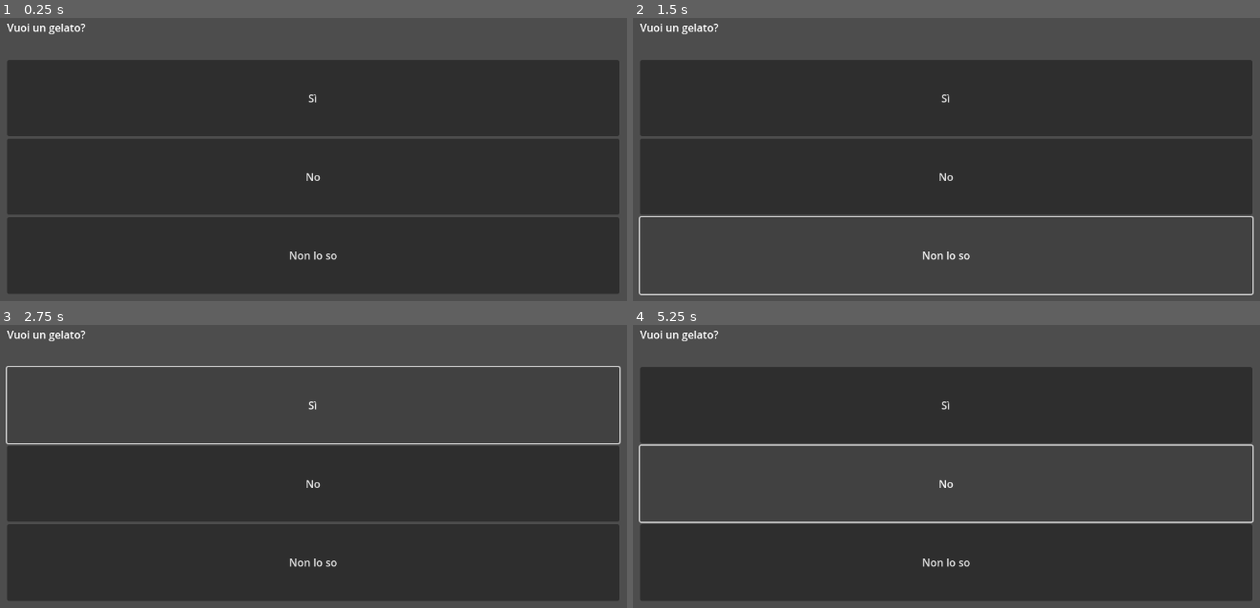
Above: before the commit, frames 1-4 (two rows, left to right).
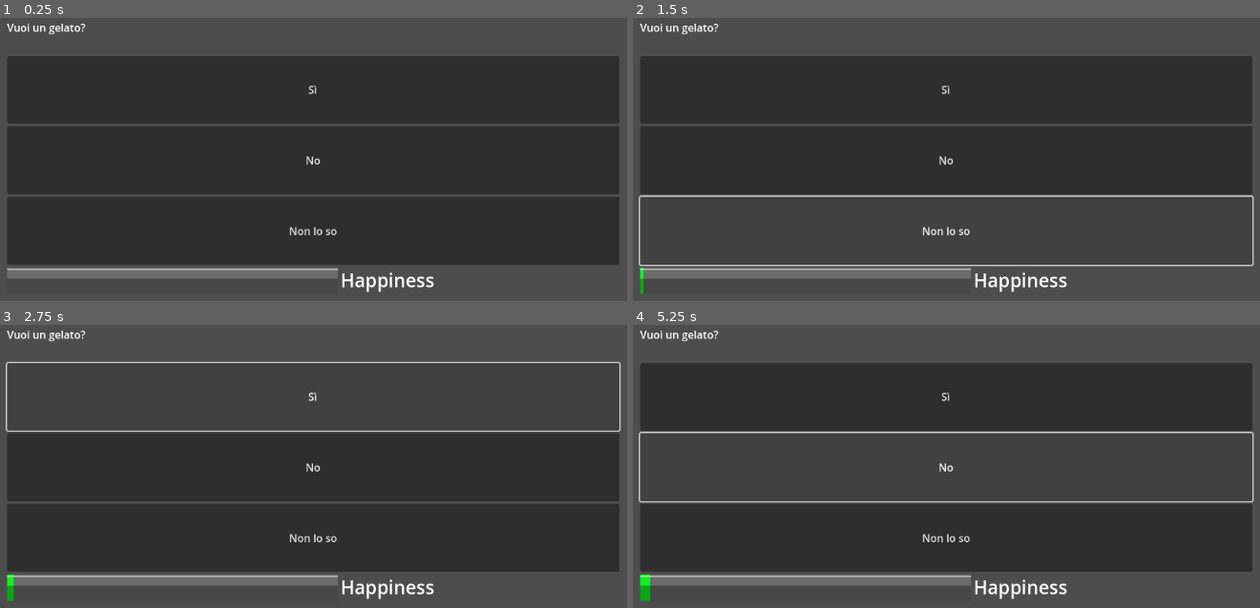
Above: after the commit, the same moments.

Repository: Tech-Workers-Coalition-Italia/twc-game
Game: Godot game, scene res://assets/main_node.tscn
The game is run twice, just before and just after one commit, with the same random seed, the same clock (stepped at 60 frames per second) and the same inputs. The project has no main scene, so this scene is started directly.
Inputs:
- Up to frame 1 (0.25 s): no input
- Up to frame 2 (1.5 s): click "Sì" at 0.5 s; click "Non lo so" at 1.25 s
- Up to frame 3 (2.75 s): click "Sì" at 2 s
- Up to frame 4 (5.25 s): click "Non lo so" at 2.75 s; click "Sì" at 3.5 s; click "Non lo so" at 4.25 s; click "No" at 5 s

The runs differ from the first frame. In frame 1, 14% of the frame differs, in the area x 1-99%, y 13-98%; in frame 2, 8.6%; in frame 3, 14%; in frame 4, 15%, in the area x 0-100%, y 13-98%.

Commit message:
feat: add stat bar

Diff:
--- a/assets/dialog_container.gd
+++ b/assets/dialog_container.gd
@@ -30,6 +30,7 @@
 
 func on_press_event() -> void:
 	print("hello world!")
+	$ValueBar/TextureProgressBar.value += 1
 	button1_pressed.emit()
 	pass
 
--- a/assets/dialog_container.tscn
+++ b/assets/dialog_container.tscn
@@ -1,6 +1,7 @@
-[gd_scene load_steps=2 format=3 uid="uid://damiafdyeojx1"]
+[gd_scene load_steps=3 format=3 uid="uid://damiafdyeojx1"]
 
 [ext_resource type="Script" path="res://assets/dialog_container.gd" id="1_41che"]
+[ext_resource type="PackedScene" uid="uid://0mwssira4vcn" path="res://assets/value_bar.tscn" id="2_l3uqp"]
 
 [node name="DialogContainer" type="VBoxContainer"]
 offset_left = 116.0
@@ -30,3 +31,6 @@
 [node name="ChoiceButton3" type="Button" parent="ChoicesContainer"]
 layout_mode = 2
 size_flags_vertical = 3
+
+[node name="ValueBar" parent="." instance=ExtResource("2_l3uqp")]
+layout_mode = 2
--- /dev/null
+++ b/assets/value_bar.gd
@@ -0,0 +1,16 @@
+extends HBoxContainer
+
+
+# Called when the node enters the scene tree for the first time.
+func _ready() -> void:
+	pass # Replace with function body.
+
+
+# Called every frame. 'delta' is the elapsed time since the previous frame.
+func _process(delta: float) -> void:
+	pass
+
+
+func _on_timer_timeout() -> void:
+	# $-notation is used to access a specific node
+	$TextureProgressBar.value += 1
--- /dev/null
+++ b/assets/value_bar.tscn
@@ -0,0 +1,21 @@
+[gd_scene load_steps=3 format=3 uid="uid://0mwssira4vcn"]
+
+[ext_resource type="Texture2D" uid="uid://bdb1dtux5p54i" path="res://assets/bar_texture_under.png" id="2_nhg5k"]
+[ext_resource type="Texture2D" uid="uid://bw8rmphlyg83b" path="res://assets/bar_texture.png" id="2_xap4x"]
+
+[node name="ValueBar" type="HBoxContainer"]
+offset_right = 800.0
+offset_bottom = 40.0
+alignment = 1
+
+[node name="TextureProgressBar" type="TextureProgressBar" parent="."]
+layout_mode = 2
+size_flags_horizontal = 3
+texture_under = ExtResource("2_nhg5k")
+texture_progress = ExtResource("2_xap4x")
+
+[node name="RichTextLabel" type="RichTextLabel" parent="."]
+layout_mode = 2
+size_flags_horizontal = 3
+theme_override_font_sizes/normal_font_size = 28
+text = "Happiness"
--- a/project.godot
+++ b/project.godot
@@ -14,6 +14,10 @@
 config/features=PackedStringArray("4.3", "GL Compatibility")
 config/icon="res://icon.svg"
 
+[editor_plugins]
+
+enabled=PackedStringArray("res://addons/valuebar/plugin.cfg")
+
 [rendering]
 
 renderer/rendering_method="gl_compatibility"
Binary file added: assets/bar_texture.png
Not shown, added: assets/bar_texture.png.import
Binary file added: assets/bar_texture_under.png
Not shown, added: assets/bar_texture_under.png.import
